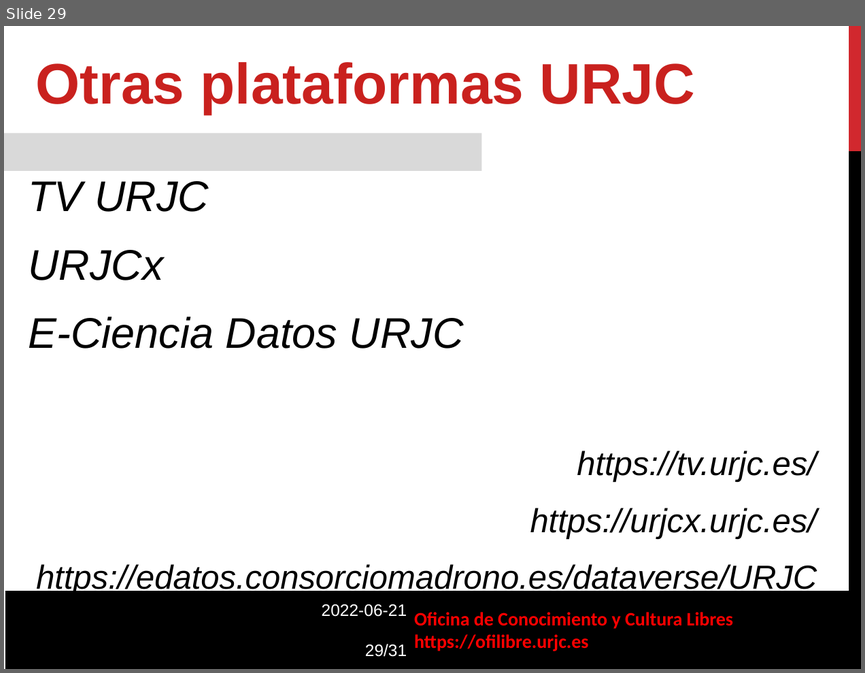
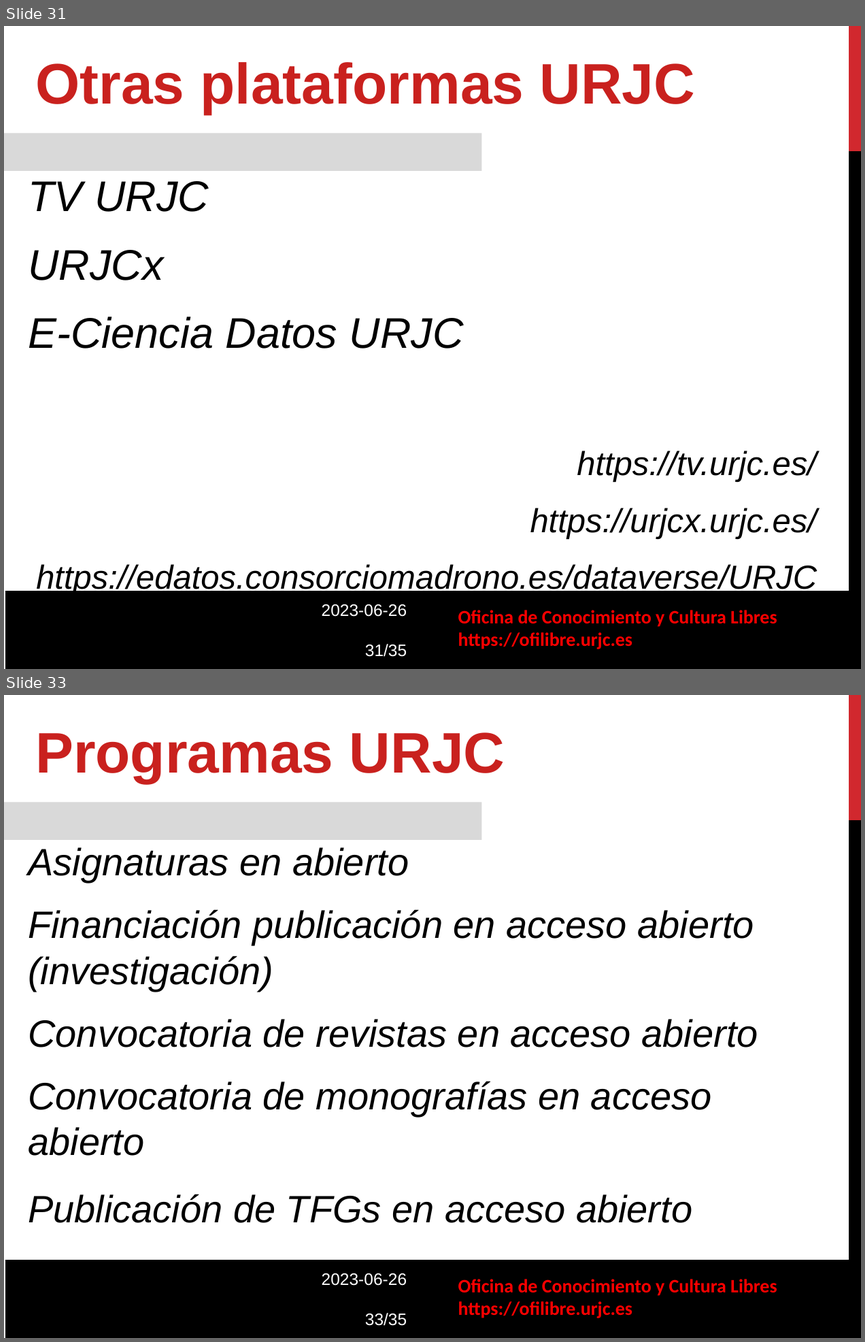
Before and after one commit to gabrielIzquierdo/OfiLibreGabri.github.io, a slide deck: static/transpas/curso-cultura-libre/Cultura_Libre_Intro.odp. Shown one above the other, each under a label of ours: slide 29 before the commit, slides 31 and 33 after it; the slides between them are not shown. The pictures are 865x673 and 865x1342 pixels, drawn with LibreOffice and Linux fonts; fonts in the diff are those of the drawing; background and template pictures are left out. Boxes give left, top, right and bottom in pixels: in the first picture for what was removed or moved away, otherwise in the second. Text is boxed around its words. In the diff, an @@ line names an element or a change of style, - is before the commit and + after.

```diff
--- a/static/transpas/curso-cultura-libre/Cultura_Libre_Intro.odp
+++ b/static/transpas/curso-cultura-libre/Cultura_Libre_Intro.odp
@@ slide 33 added at (4, 695, 861, 1338), background #FFFFFF; not listed: 6 template elements that a slide beside it also shows @@
@@ text added at (35, 732, 505, 783), 48 pt, text #C9211E, bold @@
+Programas URJC
@@ text added at (28, 847, 758, 1223), 32 pt, text #000000, italic @@
+Asignaturas en abierto
+Financiación publicación en acceso abierto (investigación)
+Convocatoria de revistas en acceso abierto
+Convocatoria de monografías en acceso abierto
+Publicación de TFGs en acceso abierto
@@ what was slide 29 is now slide 31 @@
@@ slide 31 changed as well @@
@@ text at (322, 604, 407, 656): text changed @@
-2022-06-21
-29/31
+2023-06-26
+31/35
@@ text "Oficina de Conocimiento y Cultura ...": place and size @@
-text "Oficina de Conocimiento y Cultura ..." at (414, 611, 733, 651)
+text "Oficina de Conocimiento y Cultura ..." at (458, 609, 776, 649)
```
Also in this commit, not shown: 25 other slides changed, 3 other slides added, 6 other files.
